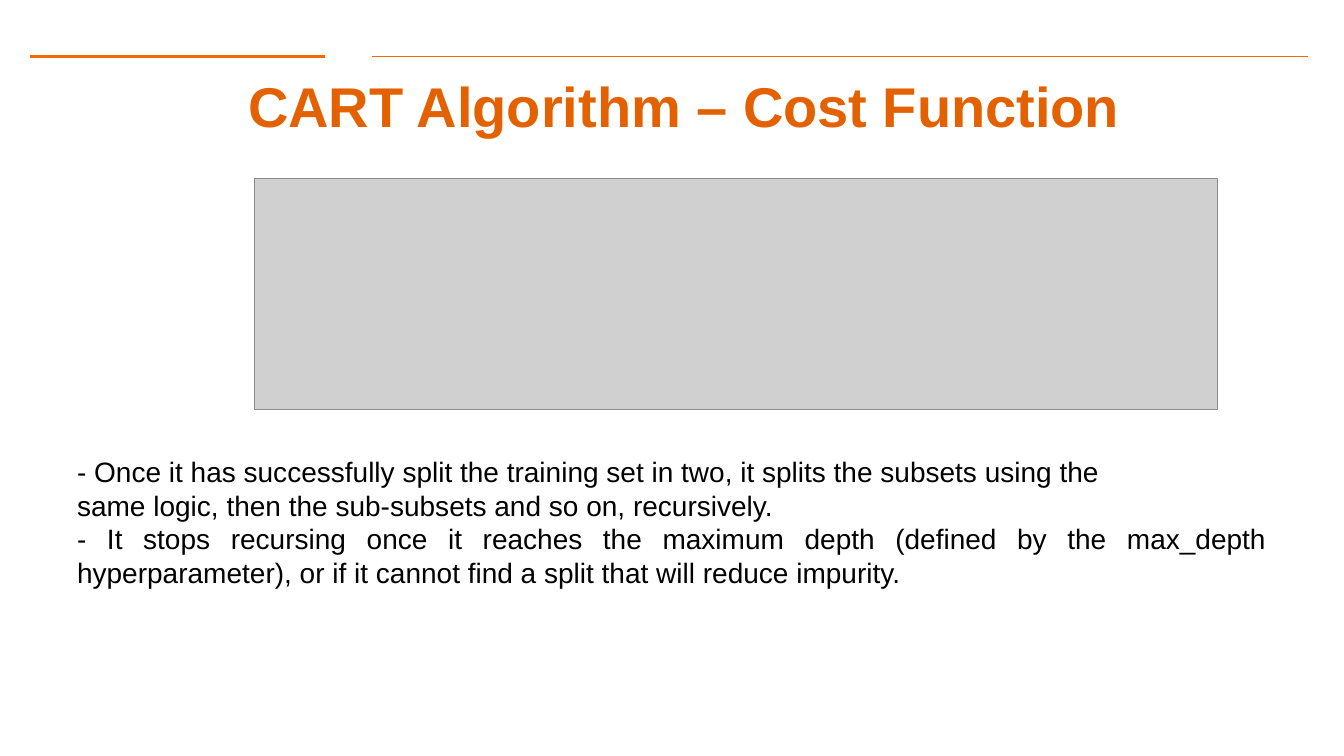
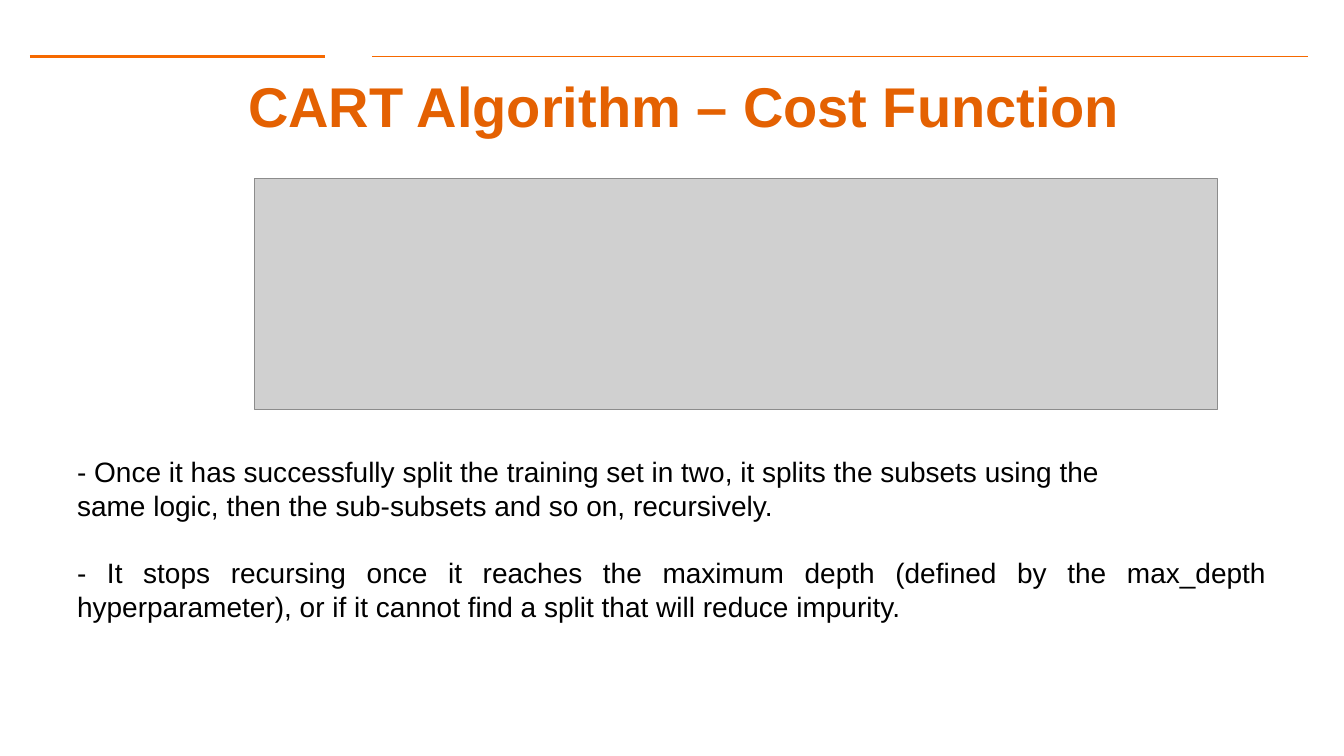
Before and after one commit to aiforsec/RIT-DSCI-633-FDS, a slide deck: slide 42 of Syllabus/Lecture06/Lec06.pptx (slide 40 before the commit). Drawn at 1344x756 pixels with LibreOffice and Linux fonts; fonts in the diff are those of the drawing; grey boxes stand for pictures; background and template pictures are left out. Boxes give left, top, right and bottom in pixels: in the first picture for what was removed or moved away, otherwise in the second. Text is boxed around its words. In the diff, an @@ line names an element or a change of style, - is before the commit and + after.

```diff
--- a/Syllabus/Lecture06/Lec06.pptx
+++ b/Syllabus/Lecture06/Lec06.pptx
@@ text "- Once it has successfully ..." rewrapped from [77,461,1266,588] to [77,461,1266,622] @@
```
Also in this commit, not shown: 10 other slides changed, 2 slides added, 1 other file.
